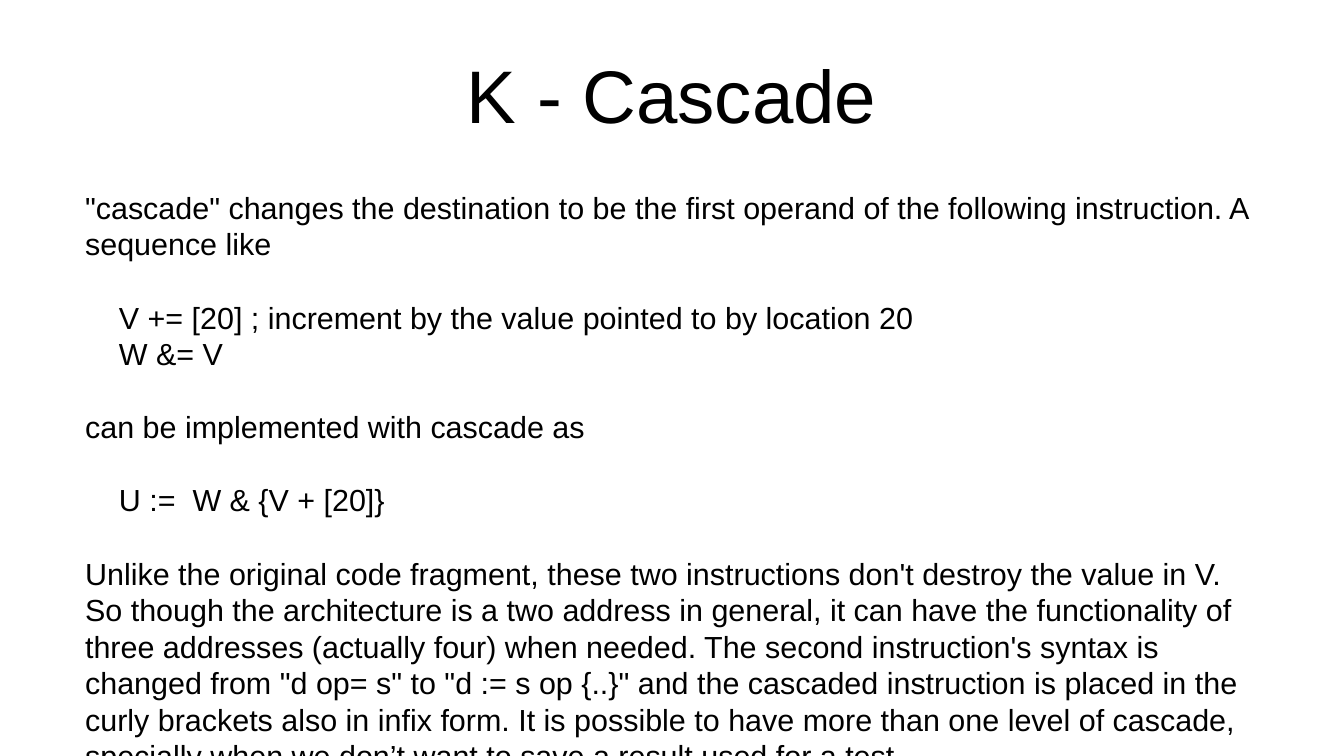
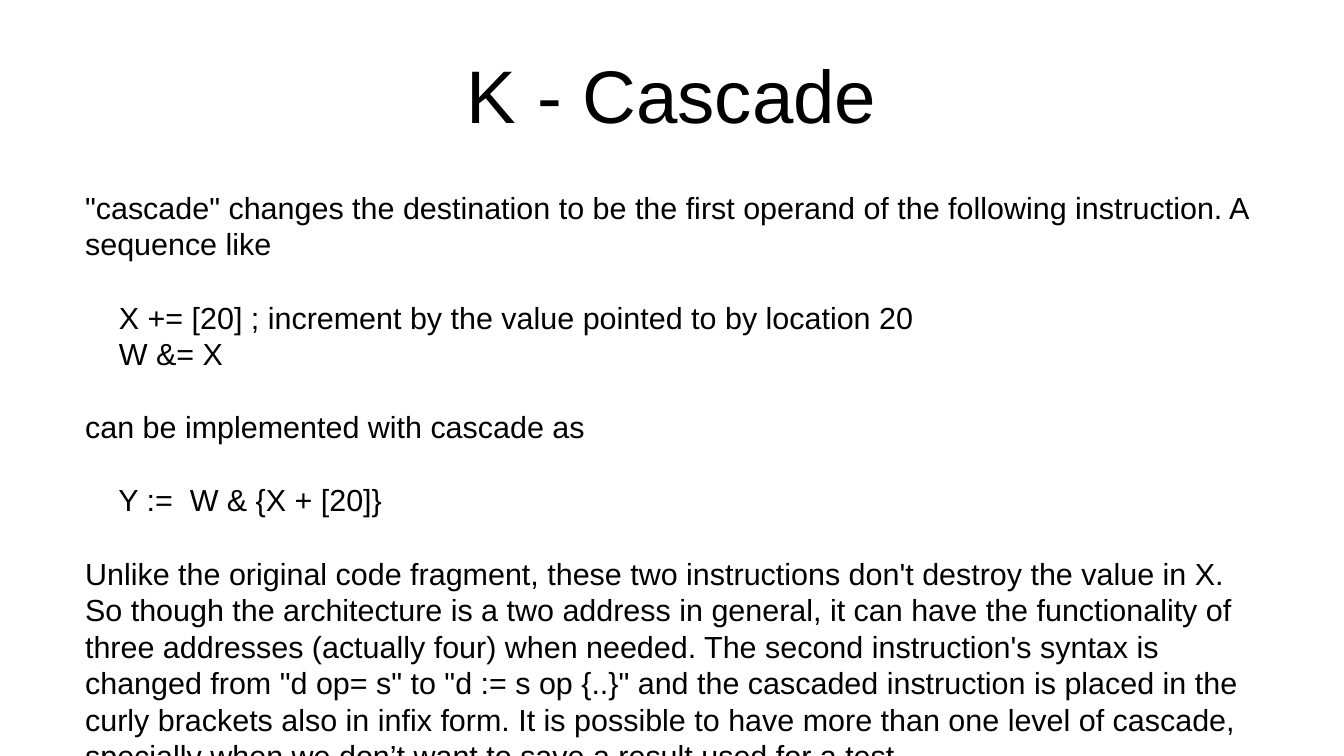
Before and after one commit to jeceljr/baby8, a slide deck: slide 5 of doc/baby8.odp. Drawn at 1344x756 pixels with LibreOffice and Linux fonts; fonts in the diff are those of the drawing. Boxes give left, top, right and bottom in pixels: in the first picture for what was removed or moved away, otherwise in the second. Text is boxed around its words. In the diff, an @@ line names an element or a change of style, - is before the commit and + after.

```diff
--- a/doc/baby8.odp
+++ b/doc/baby8.odp
@@ text at (119,307,913,365): text changed @@
-V += [20] ; increment by the value pointed to by location 20
-W &= V
+X += [20] ; increment by the value pointed to by location 20
+W &= X
@@ text at (85,489,1237,737): text changed @@
-U := W & {V + [20]}
-Unlike the original code fragment, these two instructions don't destroy the value in V. So though the architecture is a two address in general, it can have the functionality of three addresses (actually four) when needed. The second instruction's syntax is changed from "d op= s" to "d := s op {..}" and the cascaded instruction is placed in the curly brackets also in infix form. It is possible to have more than one level of cascade, specially when we don’t want to save a result used for a test.
+Y := W & {X + [20]}
+Unlike the original code fragment, these two instructions don't destroy the value in X. So though the architecture is a two address in general, it can have the functionality of three addresses (actually four) when needed. The second instruction's syntax is changed from "d op= s" to "d := s op {..}" and the cascaded instruction is placed in the curly brackets also in infix form. It is possible to have more than one level of cascade, specially when we don’t want to save a result used for a test.
```
Also in this commit, not shown: 6 other slides changed, 1 other file.
